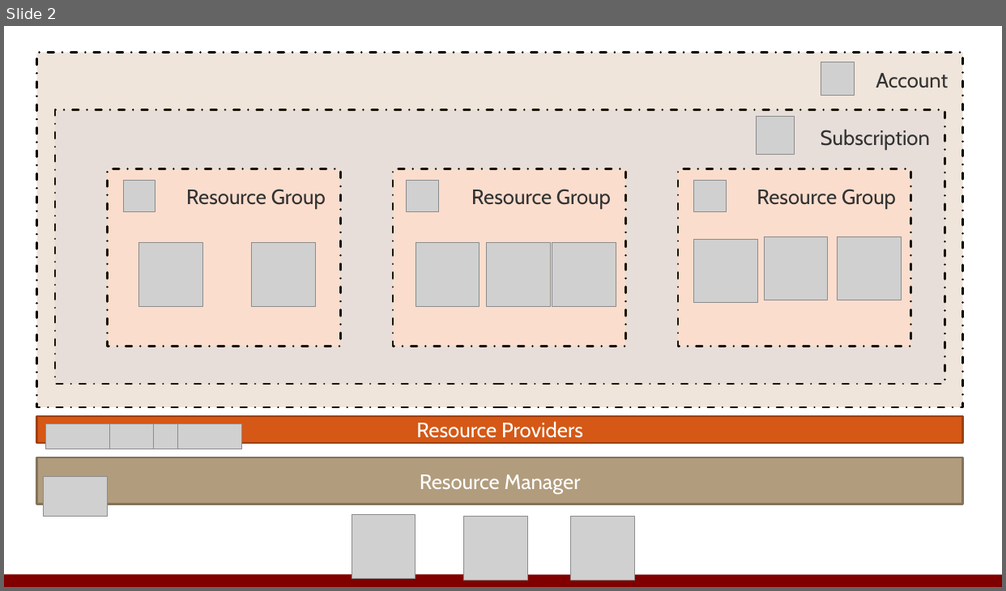
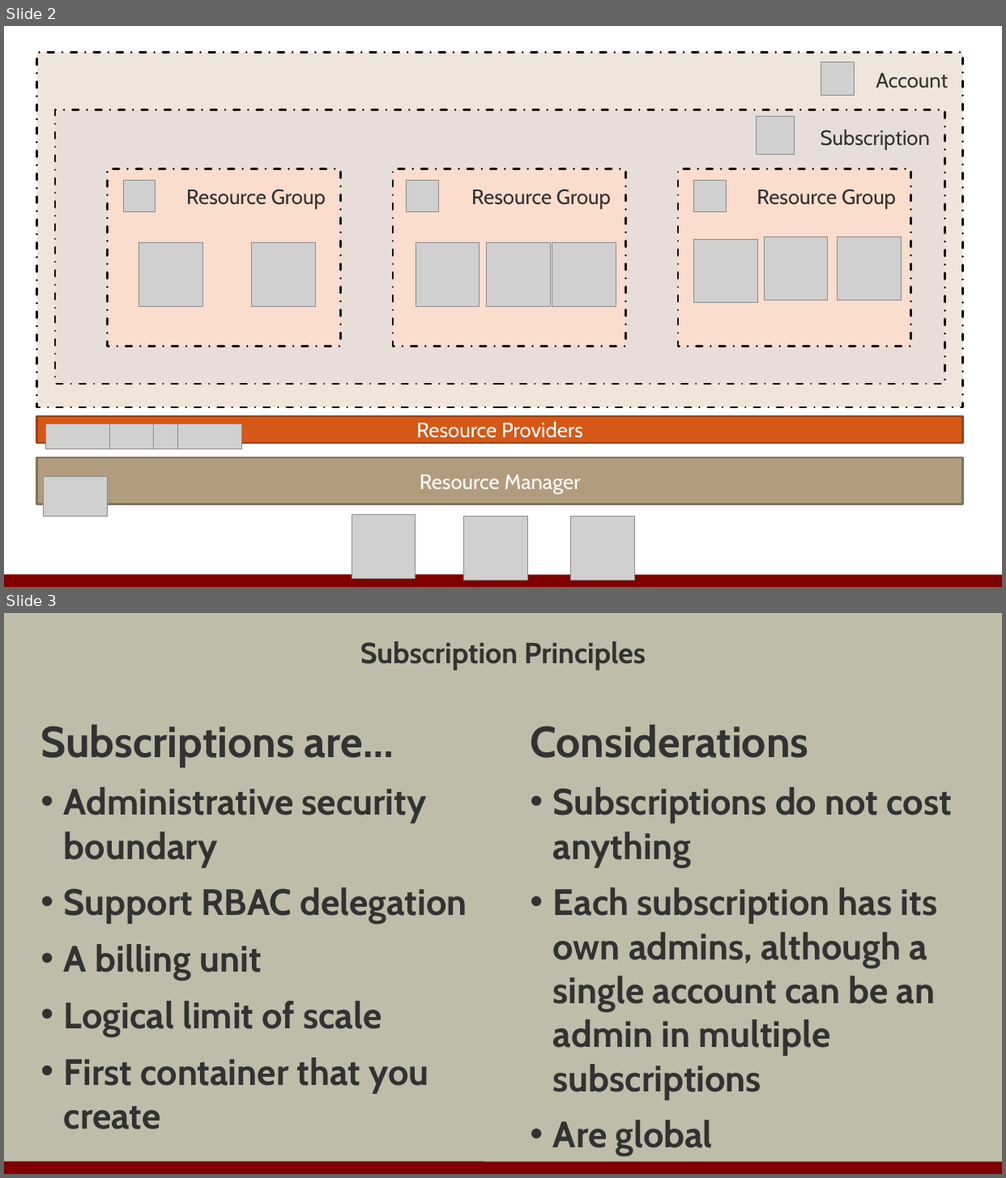
Before and after one commit to OdeToCode/classes, a slide deck: azure/secure-services-m2-automation.pptx. Shown one above the other, each under a label of ours: slide 2 before the commit, slides 2 and 3 after it. The pictures are 1006x591 and 1006x1178 pixels, drawn with LibreOffice and Linux fonts; fonts in the diff are those of the drawing; grey boxes stand for pictures; background and template pictures are left out. Boxes give left, top, right and bottom in pixels: in the first picture for what was removed or moved away, otherwise in the second. Text is boxed around its words. In the diff, an @@ line names an element or a change of style, - is before the commit and + after.

```diff
--- a/azure/secure-services-m2-automation.pptx
+++ b/azure/secure-services-m2-automation.pptx
@@ slide 3 added at (x1=4, y1=613, x2=1002, y2=1174), background #BDBDA9; not listed: 1 template element that a slide beside it also shows @@
@@ title added at (x1=360, y1=641, x2=646, y2=670), 28 pt, text #323232, bold @@
+Subscription Principles
@@ text added at (x1=40, y1=725, x2=467, y2=1130), 35.3 pt, text #323232, bold @@
+Subscriptions are…
+• Administrative security boundary
+• Support RBAC delegation
+• A billing unit
+• Logical limit of scale
+• First container that you create
@@ text added at (x1=530, y1=725, x2=952, y2=1157), 35.3 pt, text #323232, bold @@
+Considerations
+• Subscriptions do not cost anything
+• Each subscription has its own admins, although a single account can be an admin in multiple subscriptions
+• Are global
```
Also in this commit, not shown: 18 other slides added, 4 other files.
